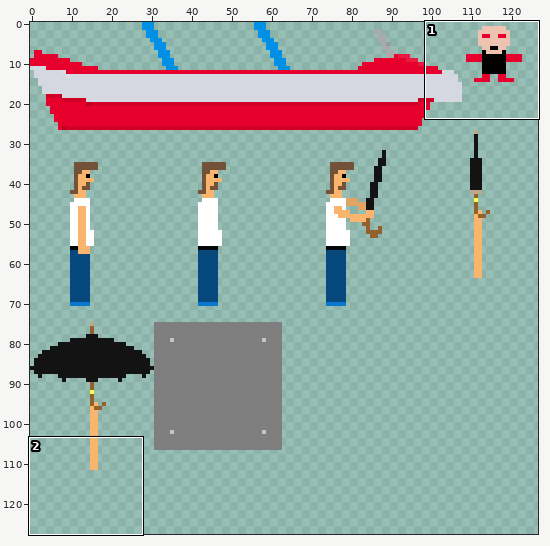
Sprite sheet -- resource/tiles_atlas_0.png. Above, an overview of the earlier version with the close-up marked.
Close-up. Before the commit:
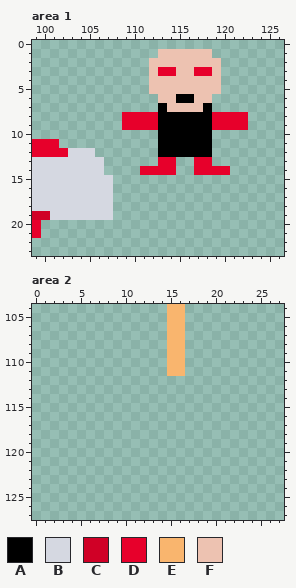
The file is 128x128 pixels. Pixels under 10% opacity are left out. Colours within 5 levels of each other are drawn and written as one. Shown: area 1: x 99..126, y 0..23; area 2: x 0..27, y 104..127. The wide view leaves out empty margins.
Palette (. is transparent): A #000000  B #d5d8e1  C #d00026  D #e7002b  E #f9b56e  F #edc2b1
Pixels before, area 1, first column x 99:
 1 ..............FFFFFF....
 2 .............FFFFFFFF...
 3 .............FDDFFDDF...
 4 .............FFFFFFFF...
 5 .............FFFFFFFF...
 6 ..............FFAAFF....
 7 ..............AFFFFA....
 8 ..........DDDDAAAAAADDDD
 9 ..........DDDDAAAAAADDDD
10 ..............AAAAAA....
11 DDD...........AAAAAA....
12 DDDDBBB.......AAAAAA....
13 BBBBBBBB......DD..DD....
14 BBBBBBBB....DDDD..DDDD..
15 BBBBBBBBB...............
16 BBBBBBBBB...............
17 BBBBBBBBB...............
18 BBBBBBBBB...............
19 CCBBBBBBB...............
20 D.......................
21 D.......................
Pixels before, area 2, first column x 15:
104 EE
105 EE
106 EE
107 EE
108 EE
109 EE
110 EE
111 EE
After:
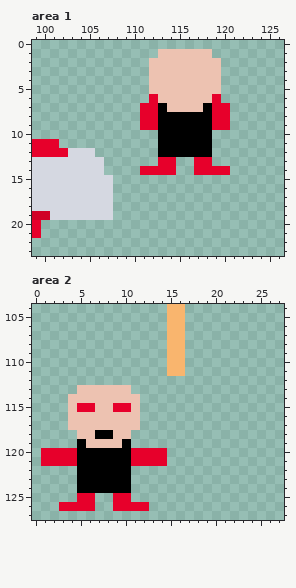
The edit:
Area 1:
The author put colour D in row 6 at x 112 and 119; in row 7 at x 111 to 112 and 119 to 120.
Colour A becomes colour F in row 6 at x 115 to 116.
Colour D becomes colour F in row 3 at x 113 to 114 and 117 to 118.
The edit erases colour D in rows 8 to 9 at x 109 to 110 and 121 to 122.
Area 2:
The author put colour A in row 118 at x 7 to 8; in row 119 at x 5 and 10; in rows 120 to 124 at x 5 to 10.
The author put colour D in row 115 at x 5 to 6 and 9 to 10; in rows 120 to 121 at x 1 to 4 and 11 to 14; in row 125 at x 5 to 6 and 9 to 10; in row 126 at x 3 to 6 and 9 to 12.
The author put colour F in row 113 at x 5 to 10; in row 114 at x 4 to 11; in row 115 at x 4, 7 to 8 and 11; in rows 116 to 117 at x 4 to 11; in row 118 at x 5 to 6 and 9 to 10; in row 119 at x 6 to 9.
